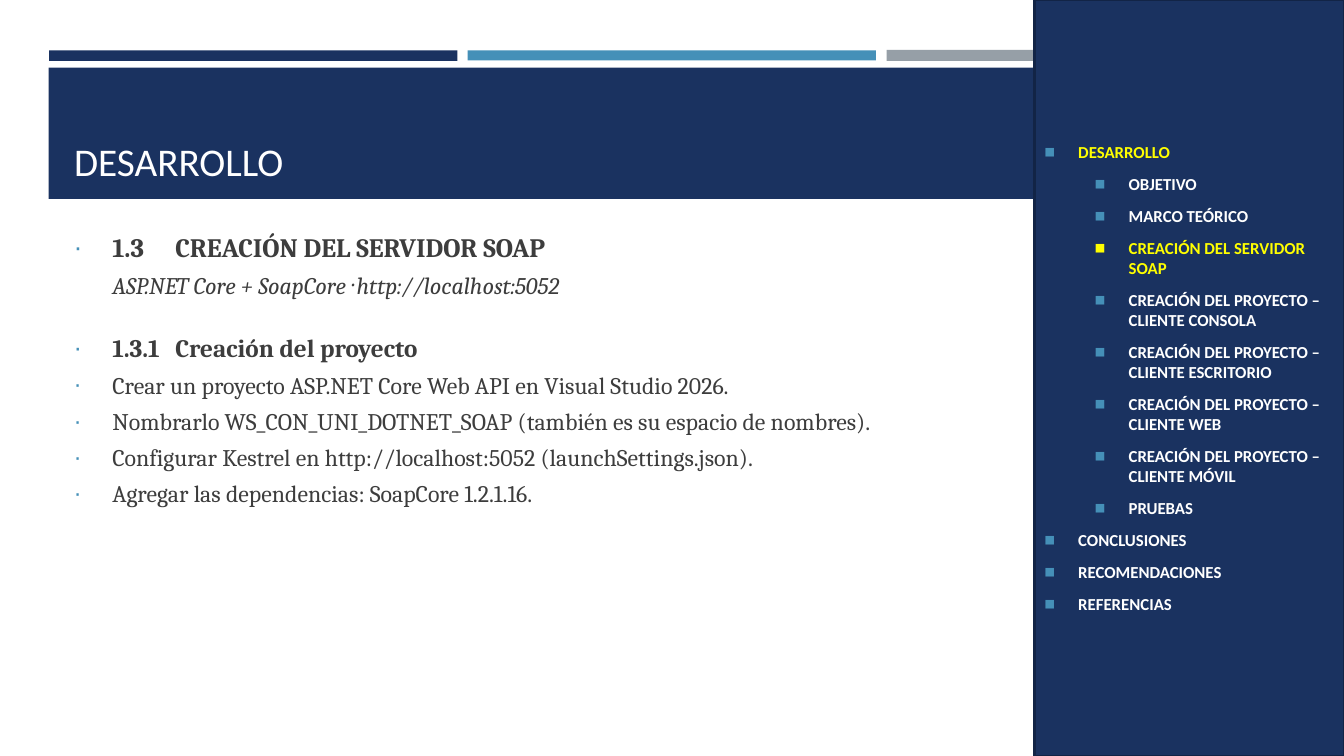
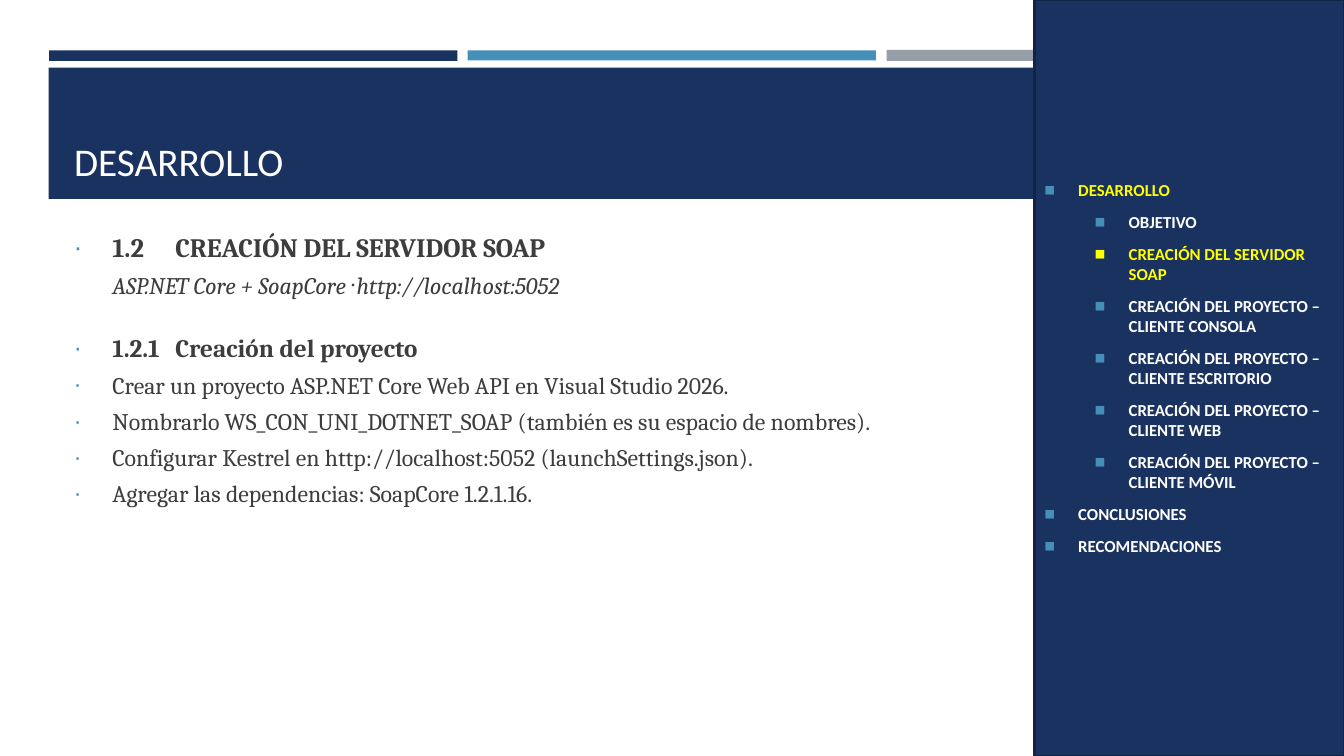
Before and after one commit to IMarcusDev/TI.1.2.-PAO202651_SOAP_DOTNET_SINBDD_NRC_36883_GR04, a slide deck: slide 4 of 05. DOCUMENTACION/PRESENTACION TI.1.2. SOAP sin BDD en DOTNET GR4.pptx (slide 8 before the commit). Drawn at 1344x756 pixels with LibreOffice and Linux fonts; fonts in the diff are those of the drawing. Boxes give left, top, right and bottom in pixels: in the first picture for what was removed or moved away, otherwise in the second. Text is boxed around its words. In the diff, an @@ line names an element or a change of style, - is before the commit and + after.

```diff
--- a/05. DOCUMENTACION/PRESENTACION TI.1.2. SOAP sin BDD en DOTNET GR4.pptx
+++ b/05. DOCUMENTACION/PRESENTACION TI.1.2. SOAP sin BDD en DOTNET GR4.pptx
@@ text in rectangle at [1129, 209, 1249, 222]: paragraph removed @@
-  ◼ MARCO TEÓRICO
@@ text at [112, 233, 545, 258]: text changed @@
-∙ 1.3 CREACIÓN DEL SERVIDOR SOAP
+∙ 1.2 CREACIÓN DEL SERVIDOR SOAP
@@ text at [112, 339, 417, 363]: text changed @@
-∙ 1.3.1 Creación del proyecto
+∙ 1.2.1 Creación del proyecto
@@ text in rectangle at [1129, 503, 1193, 514]: paragraph removed @@
-  ◼ PRUEBAS
@@ text in rectangle at [1078, 599, 1172, 610]: paragraph removed @@
-◼ REFERENCIAS
```
Also in this commit, not shown: 21 other slides changed, 7 slides removed.
